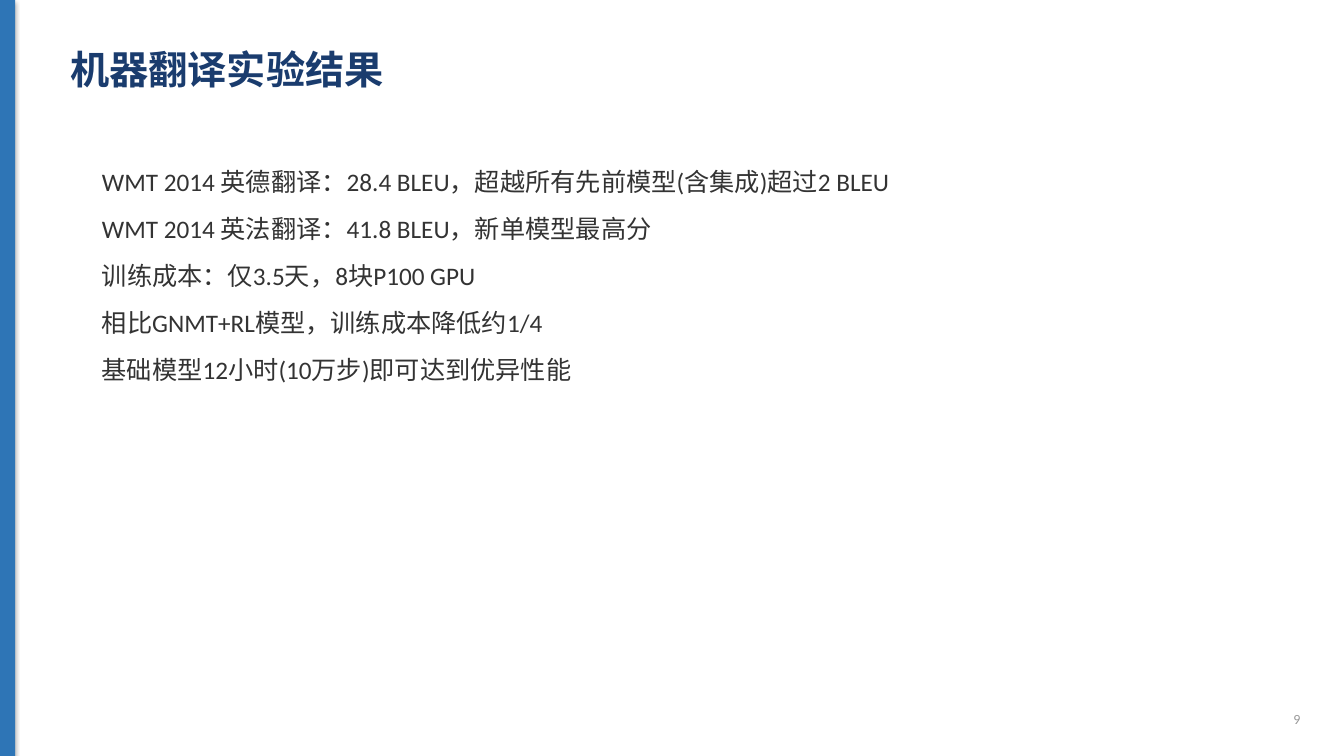
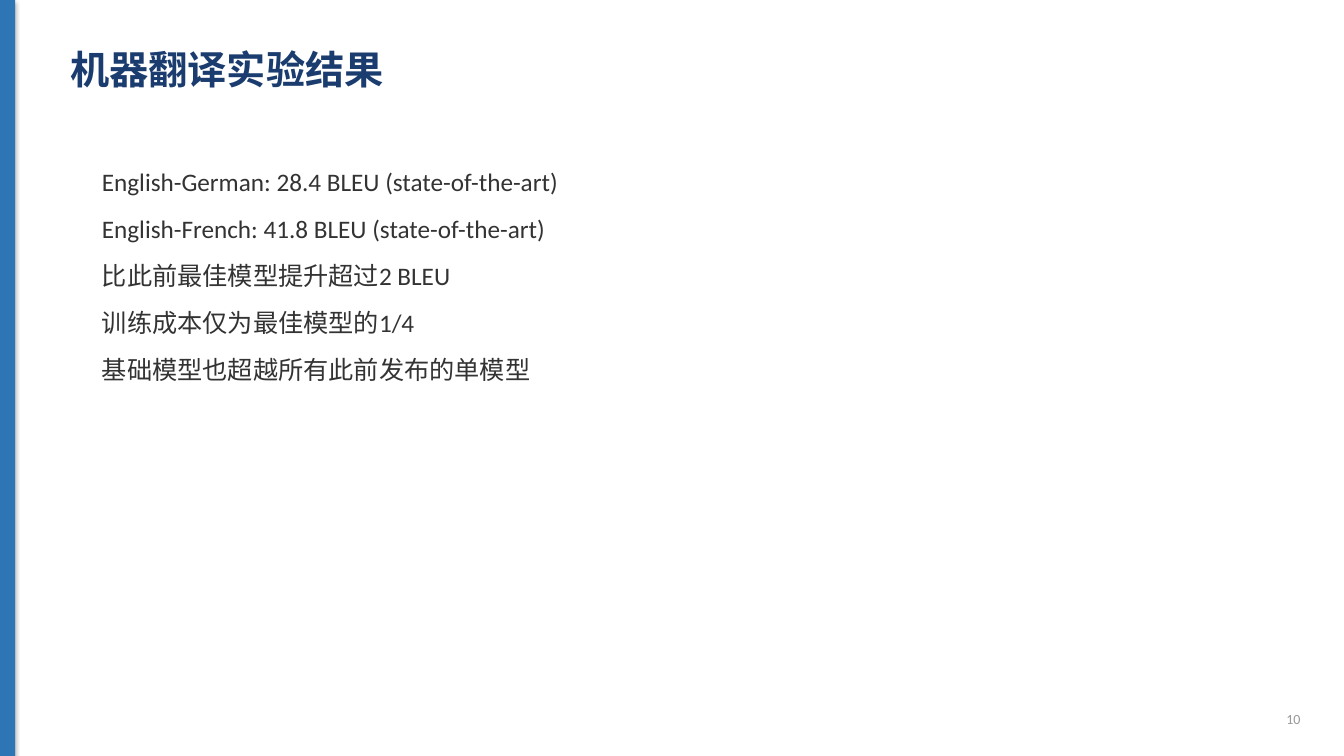
Before and after one commit to bcefghj/scholarflow, a slide deck: slide 10 of examples/attention_is_all_you_need/slides.pptx (slide 9 before the commit). Drawn at 1344x756 pixels with LibreOffice and Linux fonts; fonts in the diff are those of the drawing. Boxes give left, top, right and bottom in pixels: in the first picture for what was removed or moved away, otherwise in the second. Text is boxed around its words. In the diff, an @@ line names an element or a change of style, - is before the commit and + after.

```diff
--- a/examples/attention_is_all_you_need/slides.pptx
+++ b/examples/attention_is_all_you_need/slides.pptx
@@ text at (x1=102, y1=172, x2=557, y2=381): text changed @@
-WMT 2014 英德翻译：28.4 BLEU，超越所有先前模型(含集成)超过2 BLEU
-WMT 2014 英法翻译：41.8 BLEU，新单模型最高分
-训练成本：仅3.5天，8块P100 GPU
-相比GNMT+RL模型，训练成本降低约1/4
-基础模型12小时(10万步)即可达到优异性能
+English-German: 28.4 BLEU (state-of-the-art)
+English-French: 41.8 BLEU (state-of-the-art)
+比此前最佳模型提升超过2 BLEU
+训练成本仅为最佳模型的1/4
+基础模型也超越所有此前发布的单模型
@@ text at (x1=1286, y1=715, x2=1300, y2=724): text changed @@
-9
+10
```
Also in this commit, not shown: 7 other slides changed, 5 slides added, 4 slides removed, 39 other files.
